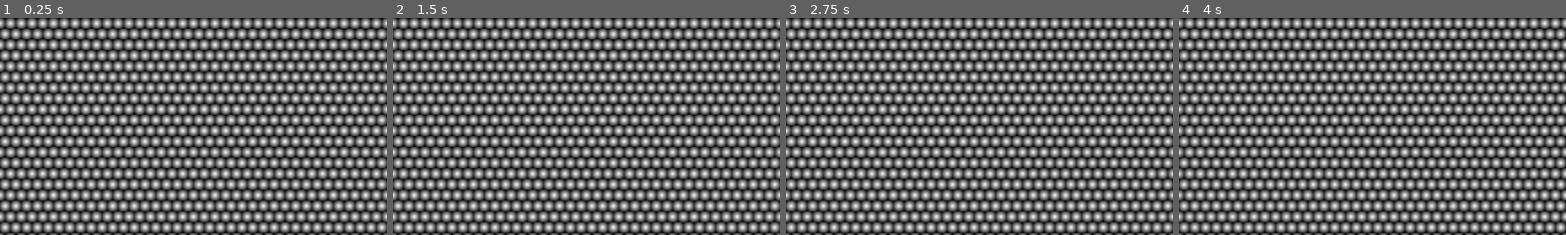
Above: before the commit, frames 1-4 (left to right).
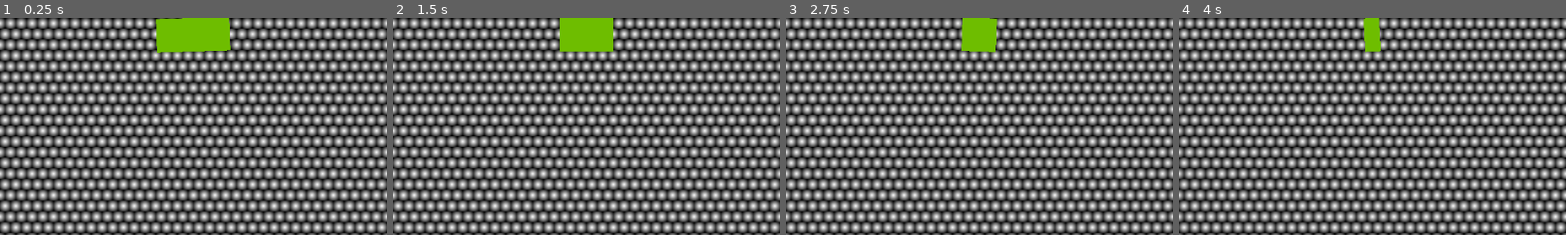
Above: after the commit, the same moments.

Repository: snappy-cobra/GGJ25
Game: Godot game, scene res://scenes/world.tscn
Same seed, same stepped clock (60 frames per second), same inputs: the game is played once before the commit and once after it.
Inputs (mouse positions are % of the whole screen's width and height, from its top left):
- Up to frame 1 (0.25 s): no input
- Up to frame 2 (1.5 s): tap Enter at 0.5 s; move the mouse to (1, 1) at 0.52 s; click (1, 1) at 0.67 s; tap Space at 1.25 s; move the mouse to (1, 4) at 1.27 s; click (1, 4) at 1.42 s
- Up to frame 3 (2.75 s): move the mouse to (1, 6) at 2.02 s; click (1, 6) at 2.17 s
- Up to frame 4 (4 s): tap Enter at 2.75 s; move the mouse to (1, 9) at 2.77 s; click (1, 9) at 2.92 s; tap Space at 3.5 s; move the mouse to (1, 11) at 3.52 s; click (1, 11) at 3.67 s
The pictures show only the part of the screen within x 25-75%, y 0-50%; the shares and areas given below are measured in that part.

The runs differ from the first frame. In frame 1, 3.0% of the frame differs, in the area x 40-60%, y 0-17%; in frame 2, 2.2%; in frame 3, 1.4%; in frame 4, 0.6%.

Commit message:
score bar z index

Diff:
--- a/game/scenes/world.tscn
+++ b/game/scenes/world.tscn
@@ -18,6 +18,7 @@
 
 [node name="TimerBar" parent="." instance=ExtResource("4_j3cyd")]
 modulate = Color(0.43038, 0.739638, 3.85046e-07, 1)
+z_index = 2
 
 [node name="GameLogic" type="Node" parent="."]
 script = ExtResource("5_7s8de")
